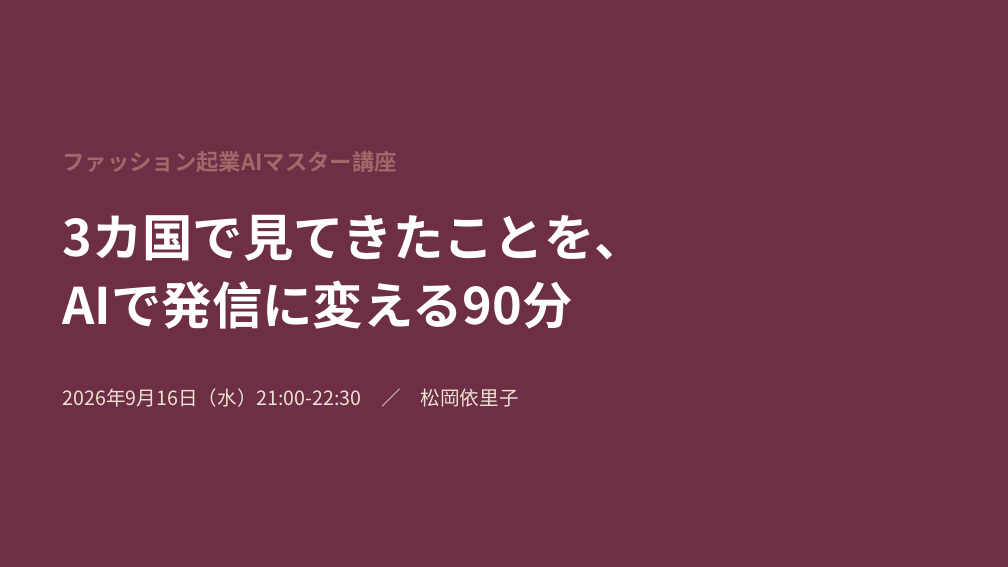
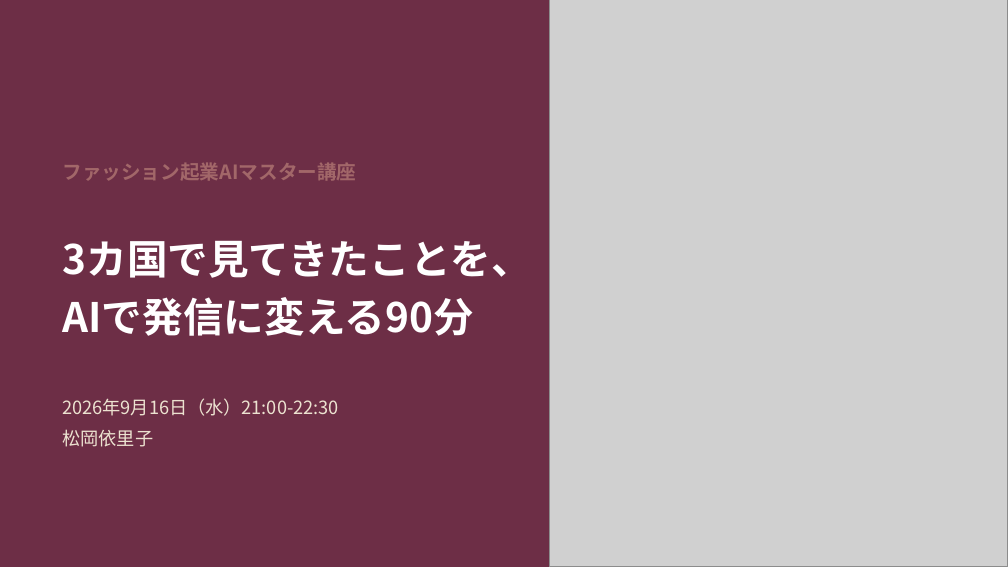
Before and after one commit to fashio17/potential-lamp, a slide deck: slide 1 of 運用/スライド/説明会_20260916.pptx. Drawn at 1008x567 pixels with LibreOffice and Linux fonts; fonts in the diff are those of the drawing; grey boxes stand for pictures. Boxes give left, top, right and bottom in pixels: in the first picture for what was removed or moved away, otherwise in the second. Text is boxed around its words. In the diff, an @@ line names an element or a change of style, - is before the commit and + after.

```diff
--- a/運用/スライド/説明会_20260916.pptx
+++ b/運用/スライド/説明会_20260916.pptx
@@ picture added at (549,0,1008,566) @@
@@ text "ファッション起業AIマスター講座": place and size @@
-text "ファッション起業AIマスター講座" at (62,151,396,172)
+text "ファッション起業AIマスター講座" at (62,163,356,181)
@@ text "ファッション起業AIマスター講座" at (62,163,356,181): size 16 to 14 pt @@
@@ text "3カ国で見てきたことを、": place and size @@
-text "3カ国で見てきたことを、" at (62,214,645,329)
+text "3カ国で見てきたことを、" at (62,240,532,336)
@@ text "3カ国で見てきたことを、" at (62,240,532,336): size 36 to 29 pt; line spacing 48pt to 42pt @@
@@ text at (62,398,338,447): text changed; size 14 to 13 pt @@
-2026年9月16日（水）21:00-22:30 ／ 松岡依里子
+2026年9月16日（水）21:00-22:30
+松岡依里子
```
Also in this commit, not shown: 22 other slides changed, 2 slides added, 10 other files.
